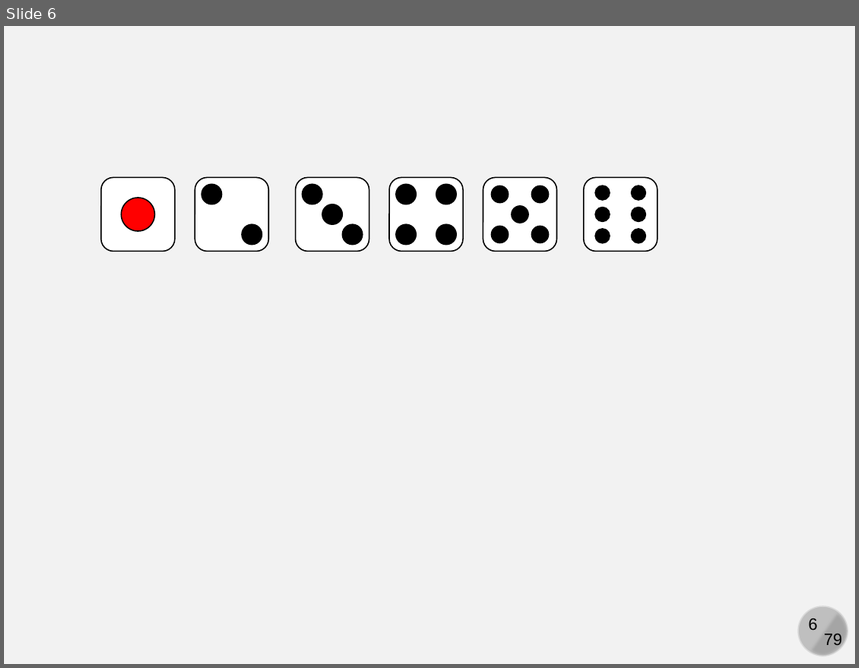
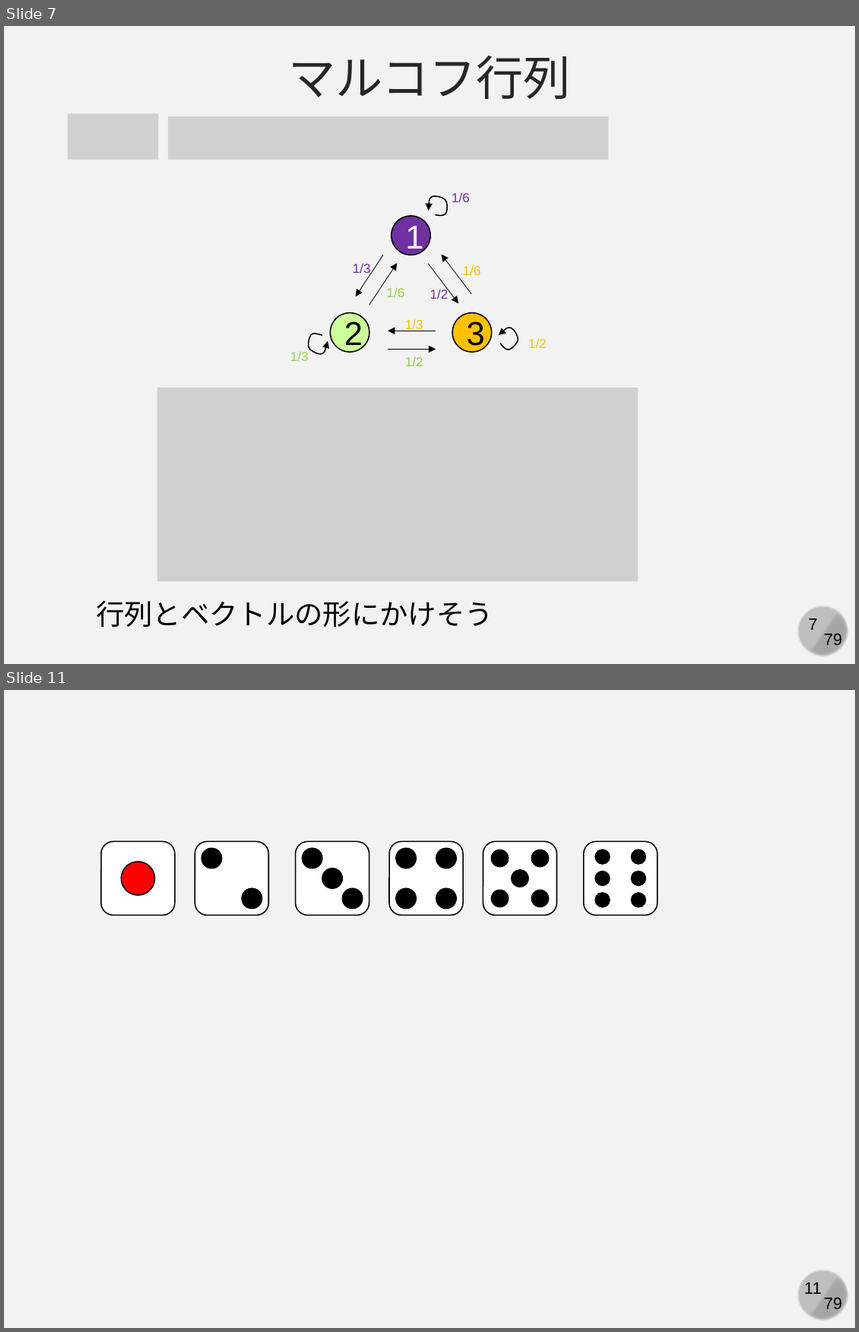
Before and after one commit to kaityo256/simulation_engineering, a slide deck: markov_chain/markov.pptx. Shown one above the other, each under a label of ours: slide 6 before the commit, slides 7 and 11 after it; the slides between them are not shown. The pictures are 859x668 and 859x1332 pixels, drawn with LibreOffice and Linux fonts; fonts in the diff are those of the drawing; grey boxes stand for pictures. Boxes give left, top, right and bottom in pixels: in the first picture for what was removed or moved away, otherwise in the second. Text is boxed around its words. In the diff, an @@ line names an element or a change of style, - is before the commit and + after.

```diff
--- a/markov_chain/markov.pptx
+++ b/markov_chain/markov.pptx
@@ slide 7 added at <box>4,26,855,664</box>, background #F2F2F2; not listed: 4 template elements that a slide beside it also shows @@
@@ text added at <box>288,56,571,99</box>, 40 pt, text #262626 @@
+マルコフ行列
@@ picture added at <box>68,113,159,160</box> @@
@@ picture added at <box>168,116,608,159</box> @@
@@ group added at <box>291,191,547,366</box>: 9 texts, 6 arrows, 3 ellipses, 3 freeform shapes @@
+1
+2
+3
+1/6
+1/3
+1/2
+1/3
+1/2
+1/6
+1/2
+1/6
+1/3
@@ picture added at <box>158,388,638,582</box> @@
@@ text added at <box>96,601,493,627</box>, 24 pt, text #000000 @@
+行列とベクトルの形にかけそう
@@ what was slide 6 is now slide 11 @@
@@ page number at <box>804,1283,822,1294</box>: text changed @@
-6
+11
```
Also in this commit, not shown: 3 slides changed, 4 other slides added.
